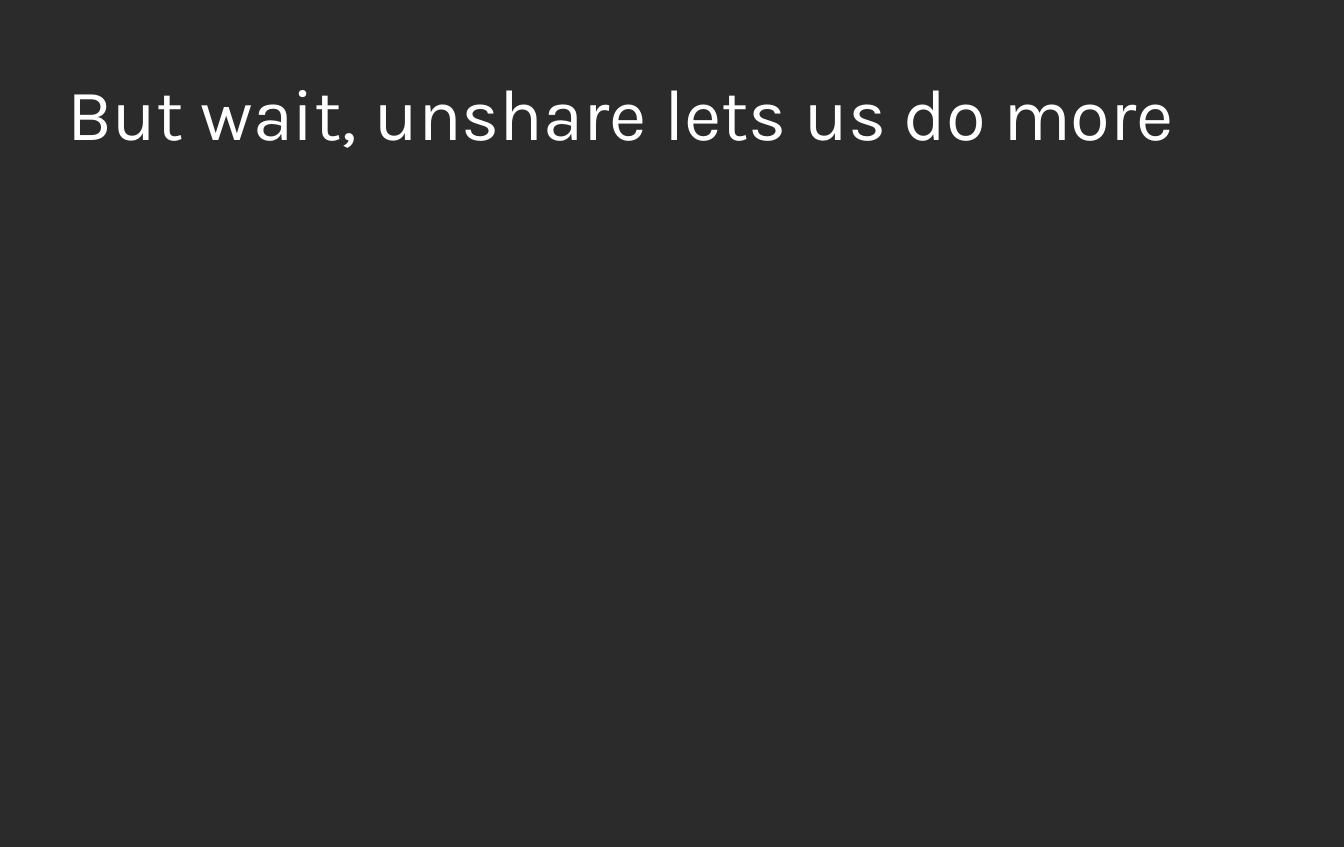
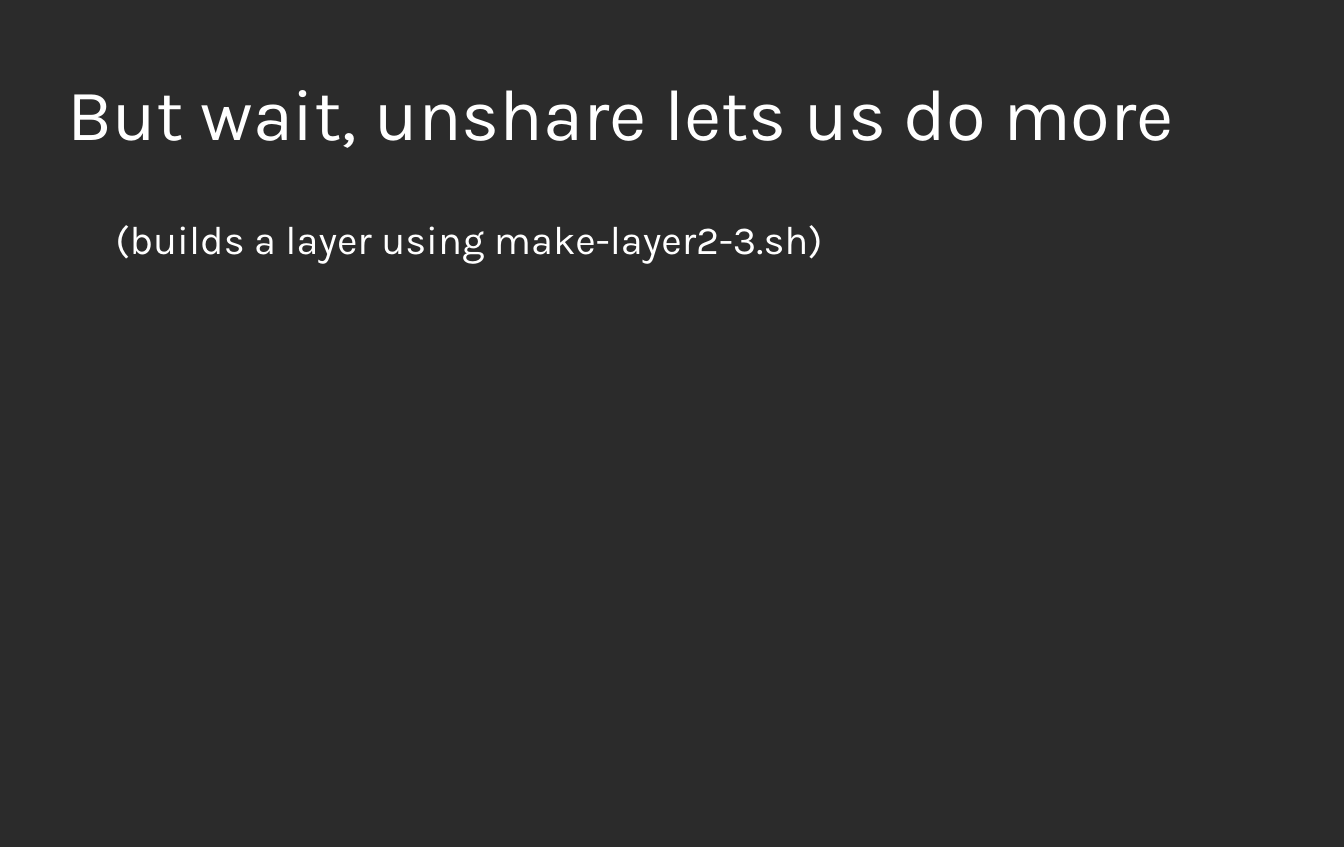
Before and after one commit to nalind/devconf.us-2018, a slide deck: slide 8 of images.odp (slide 7 before the commit). Drawn at 1344x847 pixels with LibreOffice and Linux fonts; fonts in the diff are those of the drawing; background and template pictures are left out; a plain dark background stands for a picture behind light text. Boxes give left, top, right and bottom in pixels: in the first picture for what was removed or moved away, otherwise in the second. Text is boxed around its words. In the diff, an @@ line names an element or a change of style, - is before the commit and + after.

```diff
--- a/images.odp
+++ b/images.odp
@@ text added at [115,225,823,264], 28 pt, text #FFFFFF @@
+(builds a layer using make-layer2-3.sh)
```
Also in this commit, not shown: 2 other slides changed, 11 slides added.
